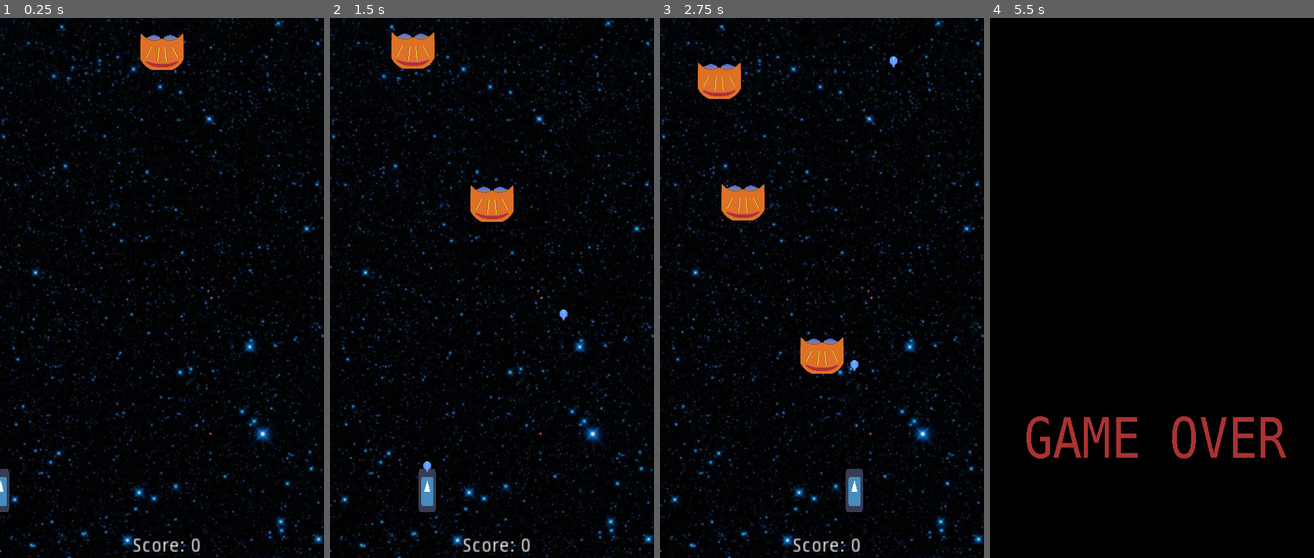
Above: before the commit, frames 1-4 (left to right).
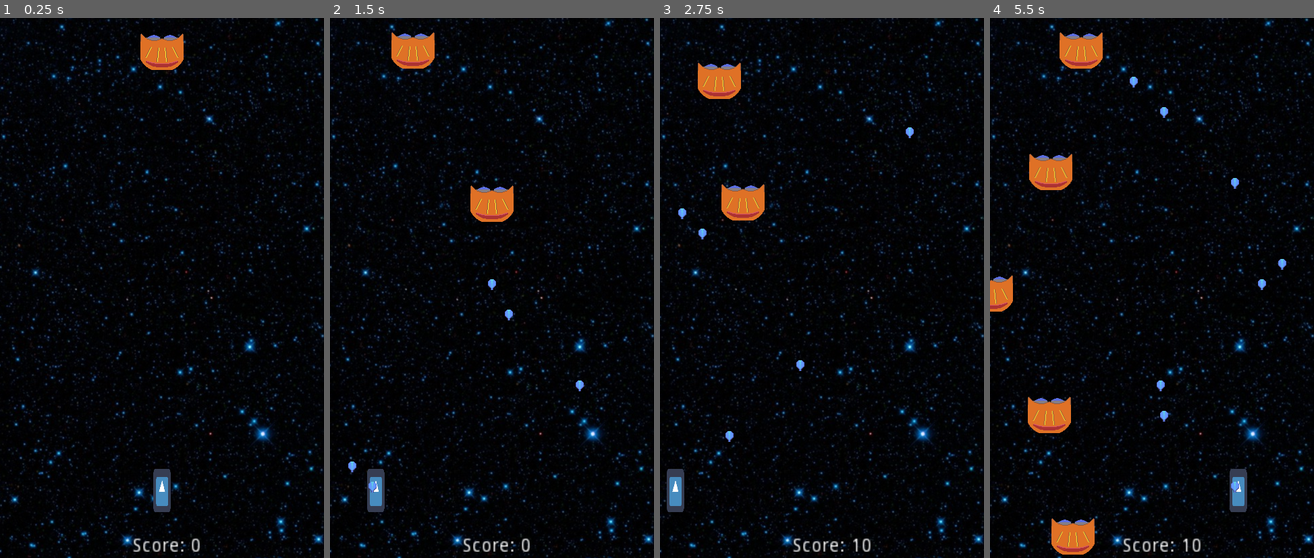
Above: after the commit, the same moments.

Repository: brendantfitzgerald/Project_01
Game: Godot game, scene res://Main.tscn
Two runs of this game, one before a commit and one after it. Both use one fixed random seed, a clock stepped at 60 frames per second and the inputs below. The engine's default icon, where the game draws it, is replaced by a stand-in: a white triangle on a blue panel in a dark square.
Inputs (mouse positions are in pixels of both pictures, inside the frame that each line leads up to):
- Up to frame 1 (0.25 s): no input
- Up to frame 2 (1.5 s): tap Enter (restart_game) at 0.5 s; move the mouse to (563, 261) at 0.52 s; hold Right (ui_right) from 0.53 s (still down); click (563, 261) at 0.6 s; tap Up at 0.77 s; move the mouse to (427, 315) at 1.27 s; click (427, 315) at 1.35 s
- Up to frame 3 (2.75 s): tap Up at 1.52 s; move the mouse to (854, 169) at 2.02 s; release Right (ui_right) at 2.03 s; hold Left (ui_left) from 2.03 s (still down); click (854, 169) at 2.1 s
- Up to frame 4 (5.5 s): move the mouse to (1135, 396) at 2.77 s; release Left (ui_left) at 2.78 s; hold Right (ui_right) 2.78-4.28 s; click (1135, 396) at 2.85 s; tap Up at 3.02, 3.77, 4.52 s; move the mouse to (1249, 369) at 3.52 s; click (1249, 369) at 3.6 s; move the mouse to (1054, 207) at 4.27 s; hold Left (ui_left) 4.28-5.03 s; click (1054, 207) at 4.35 s; move the mouse to (1168, 288) at 5.02 s; hold Right (ui_right) from 5.03 s (still down); click (1168, 288) at 5.1 s

The runs differ from the first frame. In frame 1, 0.7% of the frame differs, in the area x 0-53%, y 83-92%; in frame 2, 1.1%; in frame 3, 2.0%; in frame 4, 13%, in the area x 0-100%, y 0-100%.

Commit message:
Movement, autofire, and controls updated.
Added keyboard controls
Changed boundaries for Player to be based on half-width of Sprite
Added wraparound movement for Player
Added Autofire Timer Node
Added Autofire to Player Script

Diff:
--- a/Project_01/Incomer.gd
+++ b/Project_01/Incomer.gd
@@ -3,16 +3,21 @@
 
 # Declare member variables here. Examples:
 var health = 3
-
+var EnemyNumber = 0
 
 # Called when the node enters the scene tree for the first time.
 func _ready():
+	add_to_group("Enemies")
+	EnemyNumber = get_tree().get_nodes_in_group("Enemies").size()
+
 	pass # Replace with function body.
 
 
 # Called every frame. 'delta' is the elapsed time since the previous frame.
 func _process(delta):
 	self.position.y += 3
+	if EnemyNumber > 3:
+		self.position.x += rand_range(-3,3)
 	pass
 
 func area_entered(otherArea):
--- a/Project_01/Main.tscn
+++ b/Project_01/Main.tscn
@@ -38,7 +38,9 @@
 [node name="CollisionShape2D" type="CollisionShape2D" parent="Player/Area2D"]
 shape = SubResource( 1 )
 
-[node name="Incomer" parent="." instance=ExtResource( 5 )]
+[node name="Incomer" parent="." groups=[
+"Enemies",
+] instance=ExtResource( 5 )]
 
 [node name="IncomerSpawnTimer" type="Timer" parent="."]
 autostart = true
@@ -61,4 +63,9 @@
 scale = Vector2( 1, 1.16 )
 z_index = 1
 texture = ExtResource( 8 )
+
+[node name="AutoShotTimer" type="Timer" parent="."]
+wait_time = 0.5
+autostart = true
 [connection signal="timeout" from="IncomerSpawnTimer" to="IncomerSpawnTimer" method="_on_IncomerSpawnTimer_timeout"]
+[connection signal="timeout" from="AutoShotTimer" to="Player" method="_on_AutoShotTimer_timeout"]
--- a/Project_01/Player.gd
+++ b/Project_01/Player.gd
@@ -4,18 +4,32 @@
 # Declare member variables here. Examples:
 # var a = 2
 # var b = "text"
-
+var width = 0
 
 # Called when the node enters the scene tree for the first time.
 func _ready():
+	width = ($Sprite.texture.get_width() * $Sprite.scale.x * scale.x) / 2
 	pass # Replace with function body.
 
 
 # Called every frame. 'delta' is the elapsed time since the previous frame.
 func _process(delta):
-	self.position.x = get_global_mouse_position().x
+	# Movement
+	if Input.is_action_pressed("ui_right"):
+		position.x += 5
+	if Input.is_action_pressed("ui_left"):
+		position.x -= 5
+	# Boundaries
+	if position.x <= width:
+		position.x = 479 - width
+	if position.x >= 480 - width:
+		position.x = width
+	# Weapon
+	if Input.is_action_just_pressed("fire_projectile"):
+		go.spawn_instance("Projectile", position.x, position.y)
+	pass
 
-	if Input.is_action_just_pressed("fire_projectile"):
-		go.spawn_instance("Projectile", self.position.x, self.position.y)
 
-	pass
+func _on_AutoShotTimer_timeout():
+	go.spawn_instance("Projectile", position.x, position.y)
+	pass # Replace with function body.
--- a/Project_01/project.godot
+++ b/Project_01/project.godot
@@ -31,9 +31,38 @@
 
 [input]
 
+ui_left={
+"deadzone": 0.5,
+"events": [ Object(InputEventKey,"resource_local_to_scene":false,"resource_name":"","device":0,"alt":false,"shift":false,"control":false,"meta":false,"command":false,"pressed":false,"scancode":16777231,"unicode":0,"echo":false,"script":null)
+, Object(InputEventJoypadButton,"resource_local_to_scene":false,"resource_name":"","device":0,"button_index":14,"pressure":0.0,"pressed":false,"script":null)
+, Object(InputEventKey,"resource_local_to_scene":false,"resource_name":"","device":0,"alt":false,"shift":false,"control":false,"meta":false,"command":false,"pressed":false,"scancode":65,"unicode":0,"echo":false,"script":null)
+ ]
+}
+ui_right={
+"deadzone": 0.5,
+"events": [ Object(InputEventKey,"resource_local_to_scene":false,"resource_name":"","device":0,"alt":false,"shift":false,"control":false,"meta":false,"command":false,"pressed":false,"scancode":16777233,"unicode":0,"echo":false,"script":null)
+, Object(InputEventJoypadButton,"resource_local_to_scene":false,"resource_name":"","device":0,"button_index":15,"pressure":0.0,"pressed":false,"script":null)
+, Object(InputEventKey,"resource_local_to_scene":false,"resource_name":"","device":0,"alt":false,"shift":false,"control":false,"meta":false,"command":false,"pressed":false,"scancode":68,"unicode":0,"echo":false,"script":null)
+ ]
+}
+ui_up={
+"deadzone": 0.5,
+"events": [ Object(InputEventKey,"resource_local_to_scene":false,"resource_name":"","device":0,"alt":false,"shift":false,"control":false,"meta":false,"command":false,"pressed":false,"scancode":16777232,"unicode":0,"echo":false,"script":null)
+, Object(InputEventJoypadButton,"resource_local_to_scene":false,"resource_name":"","device":0,"button_index":12,"pressure":0.0,"pressed":false,"script":null)
+, Object(InputEventKey,"resource_local_to_scene":false,"resource_name":"","device":0,"alt":false,"shift":false,"control":false,"meta":false,"command":false,"pressed":false,"scancode":87,"unicode":0,"echo":false,"script":null)
+ ]
+}
+ui_down={
+"deadzone": 0.5,
+"events": [ Object(InputEventKey,"resource_local_to_scene":false,"resource_name":"","device":0,"alt":false,"shift":false,"control":false,"meta":false,"command":false,"pressed":false,"scancode":16777234,"unicode":0,"echo":false,"script":null)
+, Object(InputEventJoypadButton,"resource_local_to_scene":false,"resource_name":"","device":0,"button_index":13,"pressure":0.0,"pressed":false,"script":null)
+, Object(InputEventKey,"resource_local_to_scene":false,"resource_name":"","device":0,"alt":false,"shift":false,"control":false,"meta":false,"command":false,"pressed":false,"scancode":83,"unicode":0,"echo":false,"script":null)
+ ]
+}
 fire_projectile={
 "deadzone": 0.5,
 "events": [ Object(InputEventMouseButton,"resource_local_to_scene":false,"resource_name":"","device":-1,"alt":false,"sh …(213 unchanged characters)…
+, Object(InputEventKey,"resource_local_to_scene":false,"resource_name":"","device":0,"alt":false,"shift":false,"control":false,"meta":false,"command":false,"pressed":false,"scancode":32,"unicode":0,"echo":false,"script":null)
  ]
 }
 restart_game={
